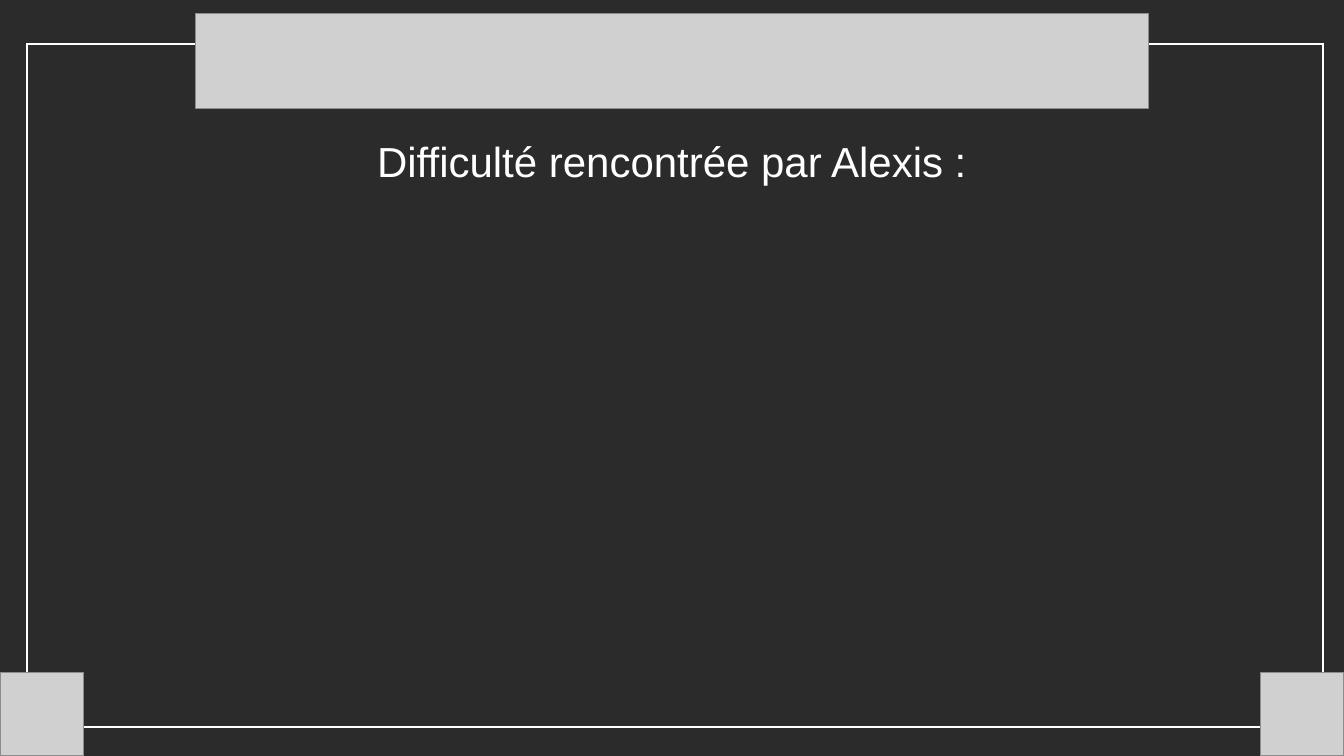
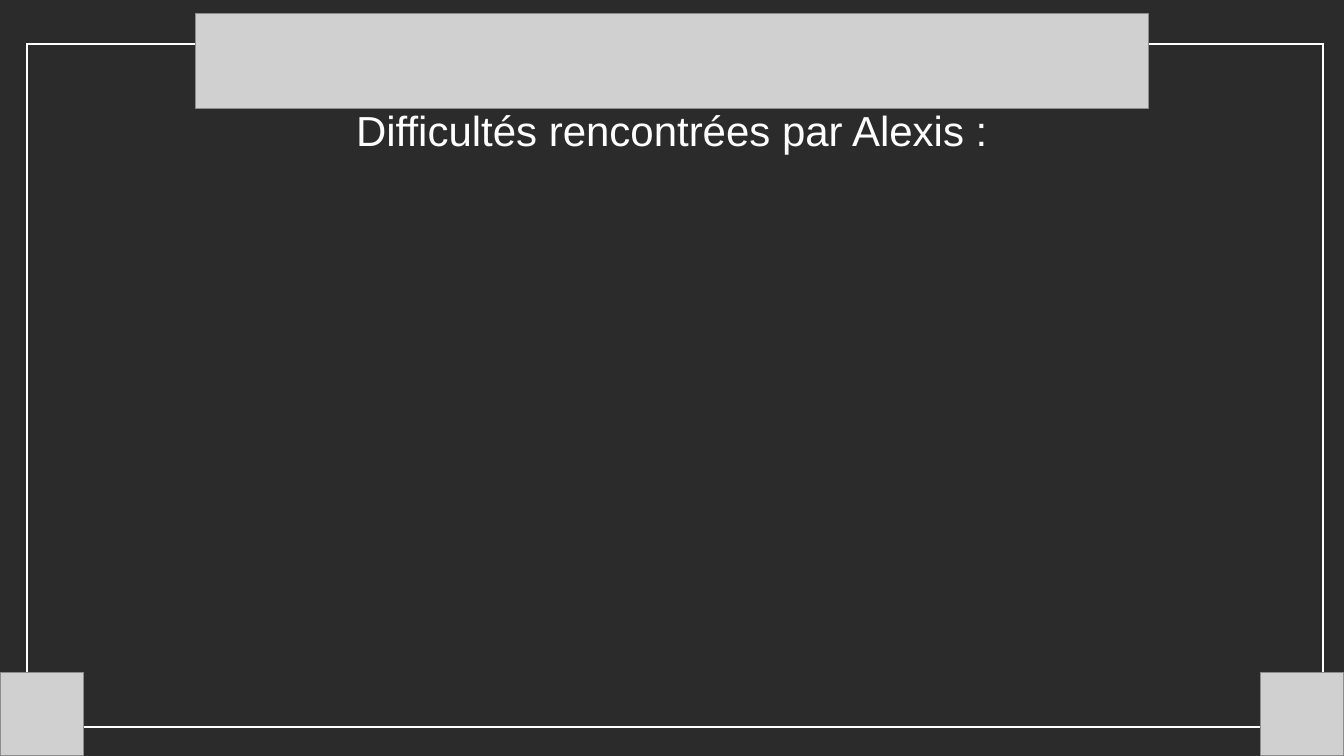
Before and after one commit to alexispros2008-lang/Projet-de-programmation-orient-e-objet, a slide deck: slide 3 of images/drawingThePresentation.pptx (slide 2 before the commit). Drawn at 1344x756 pixels with LibreOffice and Linux fonts; fonts in the diff are those of the drawing; grey boxes stand for pictures; background and template pictures are left out; a plain dark background stands for a picture behind light text. Boxes give left, top, right and bottom in pixels: in the first picture for what was removed or moved away, otherwise in the second. Text is boxed around its words. In the diff, an @@ line names an element or a change of style, - is before the commit and + after.

```diff
--- a/images/drawingThePresentation.pptx
+++ b/images/drawingThePresentation.pptx
@@ text at [356, 115, 964, 154]: text changed @@
-Difficulté rencontrée par Alexis :
+Difficultés rencontrées par Alexis :
```
Also in this commit, not shown: 1 other slide changed, 1 slide added, 5 other files.
